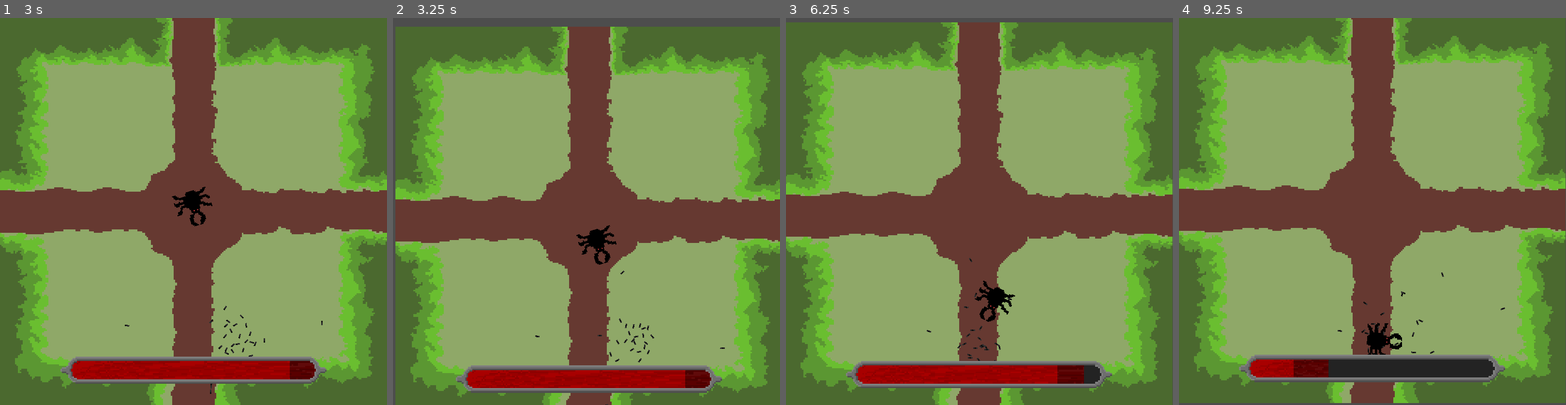
Above: before the commit, frames 1-4 (left to right).
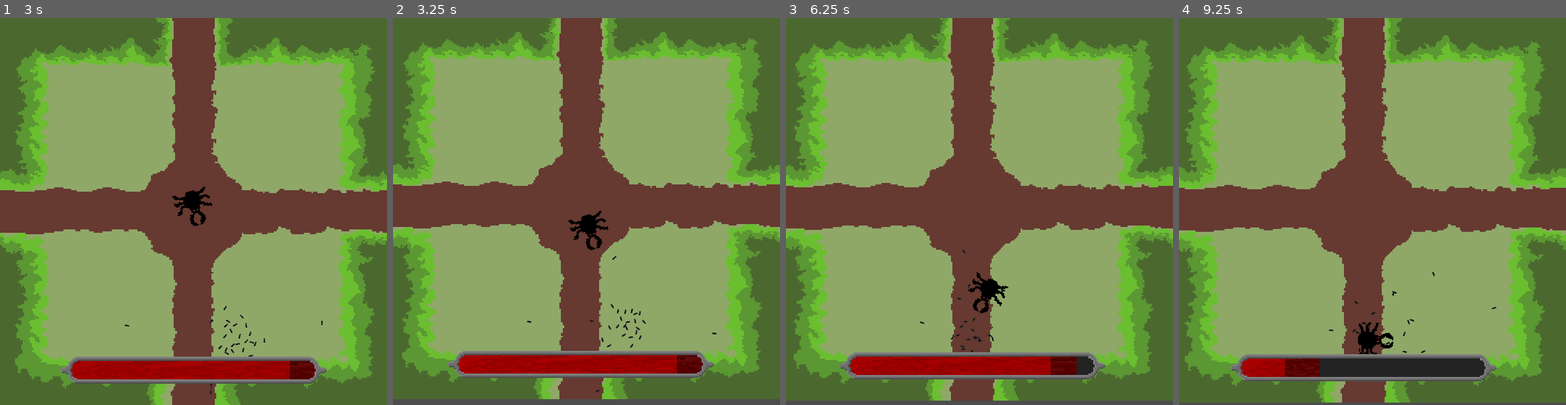
Above: after the commit, the same moments.

Repository: filvan1/LD56
Game: Godot game, scene res://scenes/main.tscn
The game is run twice, just before and just after one commit, with the same random seed, the same clock (stepped at 60 frames per second) and the same inputs.
Inputs:
- Up to frame 1 (3 s): hold D (move_right) 0.53-1.28 s; tap one key every 0.75 s from 0.6 s: Down (aim_down) Left (aim_left) Right (aim_right) Up (aim_up); hold S (move_down) 1.28-2.03 s; hold D (move_right) 2.03-2.78 s; hold W (move_up) from 2.78 s (still down)
- Up to frame 2 (3.25 s): keep holding W (move_up)
- Up to frame 3 (6.25 s): release W (move_up) at 3.53 s; hold A (move_left) 3.53-5.03 s; tap one key every 0.75 s from 3.6 s: Down (aim_down) Left (aim_left) Right (aim_right) Up (aim_up); hold S (move_down) 5.03-5.78 s; hold D (move_right) from 5.78 s (still down)
- Up to frame 4 (9.25 s): release D (move_right) at 6.53 s; hold W (move_up) 6.53-7.28 s; tap one key every 0.75 s from 6.6 s: Down (aim_down) Left (aim_left) Right (aim_right) Up (aim_up); hold D (move_right) 7.28-8.03 s; hold S (move_down) 8.03-8.78 s; hold A (move_left) from 8.78 s (still down)

Frame 1 is identical in both runs. In frame 2, 36% of the frame differs, in the area x 0-100%, y 0-100%; in frame 3, 27%; in frame 4, 19%.

Commit message:
room transitions

Diff:
--- /dev/null
+++ b/misc/camera_shake.tres
@@ -0,0 +1,6 @@
+[gd_resource type="Curve" format=3 uid="uid://1p4ga38jct1m"]
+
+[resource]
+min_value = -1.0
+_data = [Vector2(0, 0), 0.0, 0.0, 0, 0, Vector2(0.0665468, -0.554161), 0.0, 0.0, 0, 0, Vector2(0.118705, 0.021136), 0.0, 0.0, 0, 0, Vector2(0.18705, 0.124174), 0.0, 0.0, 0, 0, Vector2(0.258993, 0.519155), 0.0, 0.0, 0, 0, Vector2(0.321942, -0.0819023), 0.0, 0.0, 0, 0, Vector2(0.386691, -0.451123), 0.0, 0.0, 0, 0, Vector2(0.433453, 0.750991), 0.0, 0.0, 0, 0, Vector2(0.501799, 0.476222), 0.0, 0.0, 0, 0, Vector2(0.580935, -0.23646), 0.0, 0.0, 0, 0, Vector2(0.676259, 0.373184), 0.0, 0.0, 0, 0, Vector2(0.71223, -0.339498), 0.0, 0.0, 0, 0, Vector2(0.785971, 0.0726552), 0.0, 0.0, 0, 0, Vector2(0.839928, 0.0640687), 0.0, 0.0, 0, 0, Vector2(0.881295, -0.0647292), 0.0, 0.0, 0, 0, Vector2(0.92446, 0.115588), 0.0, 0.0, 0, 0, Vector2(1, 0), 0.0, 0.0, 0, 0]
+point_count = 17
--- /dev/null
+++ b/misc/camera_shake_y.tres
@@ -0,0 +1,6 @@
+[gd_resource type="Curve" format=3 uid="uid://bkdj3qf467q66"]
+
+[resource]
+min_value = -1.0
+_data = [Vector2(0, 0), 0.0, 0.0, 0, 0, Vector2(0.0773381, 0.428996), 0.0, 0.0, 0, 0, Vector2(0.116906, -0.262219), 0.0, 0.0, 0, 0, Vector2(0.176259, 0.716645), 0.0, 0.0, 0, 0, Vector2(0.246403, -0.287979), 0.0, 0.0, 0, 0, Vector2(0.278777, -0.674373), -9.30951, -9.30951, 0, 0, Vector2(0.332734, -0.85469), 0.0, 0.0, 0, 0, Vector2(0.383094, -0.116248), 0.0, 0.0, 0, 0, Vector2(0.419065, 0.175694), 0.0, 0.0, 0, 0, Vector2(0.501799, 0.476222), 0.0, 0.0, 0, 0, Vector2(0.539568, -0.184941), 0.0, 0.0, 0, 0, Vector2(0.589928, -0.00462353), 0.0, 0.0, 0, 0, Vector2(0.701439, 0.476222), 0.0, 0.0, 0, 0, Vector2(0.778777, 0.149934), 0.0, 0.0, 0, 0, Vector2(0.839928, 0.0640687), 0.0, 0.0, 0, 0, Vector2(0.881295, 0.175694), 0.0, 0.0, 0, 0, Vector2(0.919065, -0.0561427), 0.0, 0.0, 0, 0, Vector2(1, 0), 0.0, 0.0, 0, 0]
+point_count = 18
--- a/scenes/main.tscn
+++ b/scenes/main.tscn
@@ -6,21 +6,19 @@
 [ext_resource type="Script" path="res://scripts/camera.gd" id="6_a6m6d"]
 [ext_resource type="PackedScene" uid="uid://dqaw5juj53epg" path="res://scenes/enemy.tscn" id="6_woxhm"]
 [ext_resource type="PackedScene" uid="uid://bvbd7uhyjfbxp" path="res://scenes/health_bar.tscn" id="7_l2jr0"]
+[ext_resource type="Curve" uid="uid://1p4ga38jct1m" path="res://misc/camera_shake.tres" id="7_rqdsw"]
+[ext_resource type="Curve" uid="uid://bkdj3qf467q66" path="res://misc/camera_shake_y.tres" id="8_a2ukd"]
 
-[sub_resource type="Curve" id="Curve_118fh"]
-min_value = -1.0
-_data = [Vector2(0, 0), 0.0, 0.0, 0, 0, Vector2(0.056338, 0.257742), 0.0, 0.0, 0, 0, Vector2(0.102518, -0.142008), 0.0, 0.0, 0, 0, Vector2(0.128521, 0.542903), 0.0, 0.0, 0, 0, Vector2(0.145683, -0.725892), 0.0, 0.0, 0, 0, Vector2(0.188849, -0.262219), 0.0, 0.0, 0, 0, Vector2(0.242958, 0.509355), 0.0, 0.0, 0, 0, Vector2(0.276408, 0.329032), 0.0, 0.0, 0, 0, Vector2(0.323741, -0.253633), 0.0, 0.0, 0, 0, Vector2(0.357914, 0.0726552), 0.0, 0.0, 0, 0, Vector2(0.402878, -0.0303831), 0.0, 0.0, 0, 0, Vector2(0.460432, 0.0554821), 0.0, 0.0, 0, 0, Vector2(0.51259, -0.193527), 0.0, 0.0, 0, 0, Vector2(0.539568, 0.0898283), 0.0, 0.0, 0, 0, Vector2(0.591727, 0.0812417), 0.0, 0.0, 0, 0, Vector2(0.619718, 0.303871), 0.0, 0.0, 0, 0, Vector2(0.674296, 0.144516), 0.0, 0.0, 0, 0, Vector2(0.73741, -0.40819), 0.0, 0.0, 0, 0, Vector2(0.803957, -0.116248), 0.0, 0.0, 0, 0, Vector2(0.884892, -0.227873), 0.0, 0.0, 0, 0, Vector2(1, 0.00396299), 0.0, 0.0, 0, 0]
-point_count = 21
-
-[sub_resource type="Curve" id="Curve_t31yu"]
-min_value = -1.0
-_data = [Vector2(0, 0), 0.0, 0.0, 0, 0, Vector2(0.0773381, 0.428996), 0.0, 0.0, 0, 0, Vector2(0.151079, -0.305152), 0.0, 0.0, 0, 0, Vector2(0.235612, 0.390357), 0.0, 0.0, 0, 0, Vector2(0.284173, 0.132761), 0.0, 0.0, 0, 0, Vector2(0.366906, 0.459049), 0.0, 0.0, 0, 0, Vector2(0.419065, 0.175694), 0.0, 0.0, 0, 0, Vector2(0.503597, -0.588507), 0.0, 0.0, 0, 0, Vector2(0.589928, -0.00462353), 0.0, 0.0, 0, 0, Vector2(0.706835, -0.159181), 0.0, 0.0, 0, 0, Vector2(0.778777, 0.149934), 0.0, 0.0, 0, 0, Vector2(0.839928, 0.0640687), 0.0, 0.0, 0, 0, Vector2(0.870504, -0.124835), 0.0, 0.0, 0, 0, Vector2(0.944245, 0.00396299), 0.0, 0.0, 0, 0, Vector2(1, 0), 0.0, 0.0, 0, 0]
-point_count = 15
+[sub_resource type="Curve" id="Curve_cmcic"]
+_data = [Vector2(0, 0), 0.0, 0.0, 0, 0, Vector2(0.327338, 0.0984148), 0.550859, 0.550859, 0, 0, Vector2(0.507194, 0.497688), 2.88435, 2.88435, 0, 0, Vector2(1, 1), -1.8159e-07, 0.0, 0, 0]
+point_count = 4
 
 [node name="World" type="Node2D"]
 
 [node name="Room" parent="." instance=ExtResource("1_sxbc5")]
-position = Vector2(128, 128)
+
+[node name="Room2" parent="." instance=ExtResource("1_sxbc5")]
+position = Vector2(384, 128)
 
 [node name="Player" parent="." instance=ExtResource("4_cieux")]
 position = Vector2(123, 200)
@@ -40,9 +38,11 @@
 [node name="Camera" type="Node2D" parent="."]
 position = Vector2(128, 128)
 script = ExtResource("6_a6m6d")
-curve_x = SubResource("Curve_118fh")
-curve_y = SubResource("Curve_t31yu")
+shake_x = ExtResource("7_rqdsw")
+shake_y = ExtResource("8_a2ukd")
+scroll_curve = SubResource("Curve_cmcic")
 
 [node name="Camera" type="Camera2D" parent="Camera"]
 
+[connection signal="enter_room" from="Player" to="Camera" method="_on_player_enter_room"]
 [connection signal="on_charge" from="Enemy" to="Camera" method="shake"]
--- a/scenes/room.tscn
+++ b/scenes/room.tscn
@@ -1,10 +1,15 @@
-[gd_scene load_steps=2 format=3 uid="uid://dkmo0stllcs2n"]
+[gd_scene load_steps=4 format=3 uid="uid://dkmo0stllcs2n"]
 
 [ext_resource type="Texture2D" uid="uid://bvxsi18sqpytx" path="res://textures/room.png" id="1_qho22"]
+[ext_resource type="Script" path="res://scripts/room.gd" id="2_pxbe5"]
+
+[sub_resource type="RectangleShape2D" id="RectangleShape2D_gy1yo"]
+size = Vector2(256, 256)
 
 [node name="Room" type="Sprite2D"]
-position = Vector2(128, 126)
+position = Vector2(128, 128)
 texture = ExtResource("1_qho22")
+script = ExtResource("2_pxbe5")
 
 [node name="StaticBody2D" type="StaticBody2D" parent="."]
 collision_mask = 0
@@ -23,3 +28,11 @@
 [node name="CollisionPolygon2D4" type="CollisionPolygon2D" parent="StaticBody2D"]
 rotation = 4.71239
 polygon = PackedVector2Array(-111, -14, -100, -18, -97, -30, -99, -37, -102, -94, -94, -101, -25, -98, -17, -98, -15, -101, -13, -128, -128, -128, -128, -14, -128, -14)
+
+[node name="Area2D" type="Area2D" parent="."]
+collision_mask = 2
+monitoring = false
+monitorable = false
+
+[node name="CollisionShape2D" type="CollisionShape2D" parent="Area2D"]
+shape = SubResource("RectangleShape2D_gy1yo")
--- a/scripts/camera.gd
+++ b/scripts/camera.gd
@@ -1,23 +1,44 @@
 extends Node2D
 
 @export var shake_duration = 0.5
-@export var curve_x: Curve
-@export var curve_y: Curve
-@export var shake_scale = 10.0
+@export var shake_x: Curve
+@export var shake_y: Curve
+@export var shake_scale = 8.0
 
-var t = 1.0
+@export var scroll_duration = 1.0
+@export var scroll_curve: Curve
+
+var shake_t = 1.0
+var scroll_t = 1.0
+
+var scroll_from = Vector2.ZERO
+var scroll_to = Vector2.ZERO
+
+const ROOM_SIZE = Vector2(256, 256)
 
 # Called when the node enters the scene tree for the first time.
 func _ready() -> void:
 	pass # Replace with function body.
 
 func shake():
-	t = 0.0
+	shake_t = 0.0
 
 # Called every frame. 'delta' is the elapsed time since the previous frame.
 func _process(delta: float) -> void:
-	t += delta / shake_duration
-	if t > 1.0:
+	shake_t += delta / shake_duration
+	if shake_t > 1.0:
 		$Camera.position = Vector2.ZERO
 	else:
-		$Camera.position = shake_scale * Vector2(curve_x.sample(t), curve_y.sample(t))
+		$Camera.position = shake_scale * Vector2(shake_x.sample(shake_t), shake_y.sample(shake_t))
+
+	scroll_t += delta / scroll_duration
+	if scroll_t > 1.0:
+		position = scroll_to + ROOM_SIZE / 2
+	else:
+		position = scroll_from + (scroll_to - scroll_from) * scroll_curve.sample(scroll_t) + ROOM_SIZE / 2
+
+
+func _on_player_enter_room(coords: Vector2i) -> void:
+	scroll_from = position - ROOM_SIZE / 2
+	scroll_to = Vector2(coords) * ROOM_SIZE
+	scroll_t = 0.0
--- a/scripts/player.gd
+++ b/scripts/player.gd
@@ -10,6 +10,9 @@
 @onready var swarm: Swarm = $Ants
 
 var cooldown_remaining: float = 0
+var current_room_coords = Vector2i.ZERO
+
+signal enter_room(coords: Vector2i)
 
 # Called when the node enters the scene tree for the first time.
 func _ready() -> void:
@@ -26,6 +29,9 @@
 
 func get_ammo():
 	return swarm.get_swarming_ants().size()
+
+func get_room_coords():
+	return Vector2i(($Control.global_position / Vector2(256, 256)).floor())
 
 # Called every frame. 'delta' is the elapsed time since the previous frame.
 func _process(delta: float) -> void:
@@ -44,6 +50,11 @@
 			_fire(aim)
 	else:
 		aim_indicator.visible = false
+
+	var room_coords = get_room_coords()
+	if room_coords != self.current_room_coords:
+		self.current_room_coords = room_coords
+		enter_room.emit(room_coords)
 
 
 func _fire(aim: Vector2):
--- /dev/null
+++ b/scripts/room.gd
@@ -0,0 +1,13 @@
+class_name Room
+extends Sprite2D
+
+@onready var player = $/root/World/Player
+
+# Called when the node enters the scene tree for the first time.
+func _ready() -> void:
+	pass # Replace with function body.
+
+
+# Called every frame. 'delta' is the elapsed time since the previous frame.
+func _process(delta: float) -> void:
+	pass
Not shown: 1 places in scenes/main.tscn that only renumber resources
